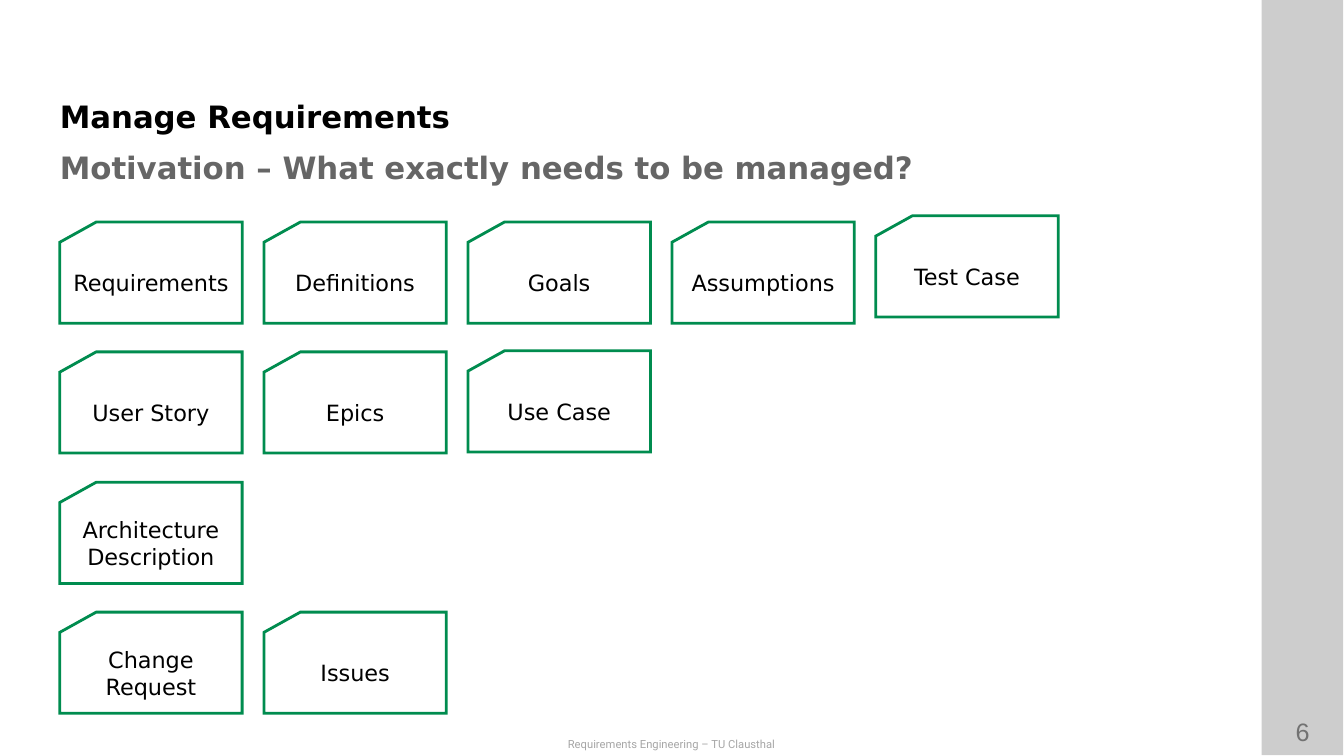
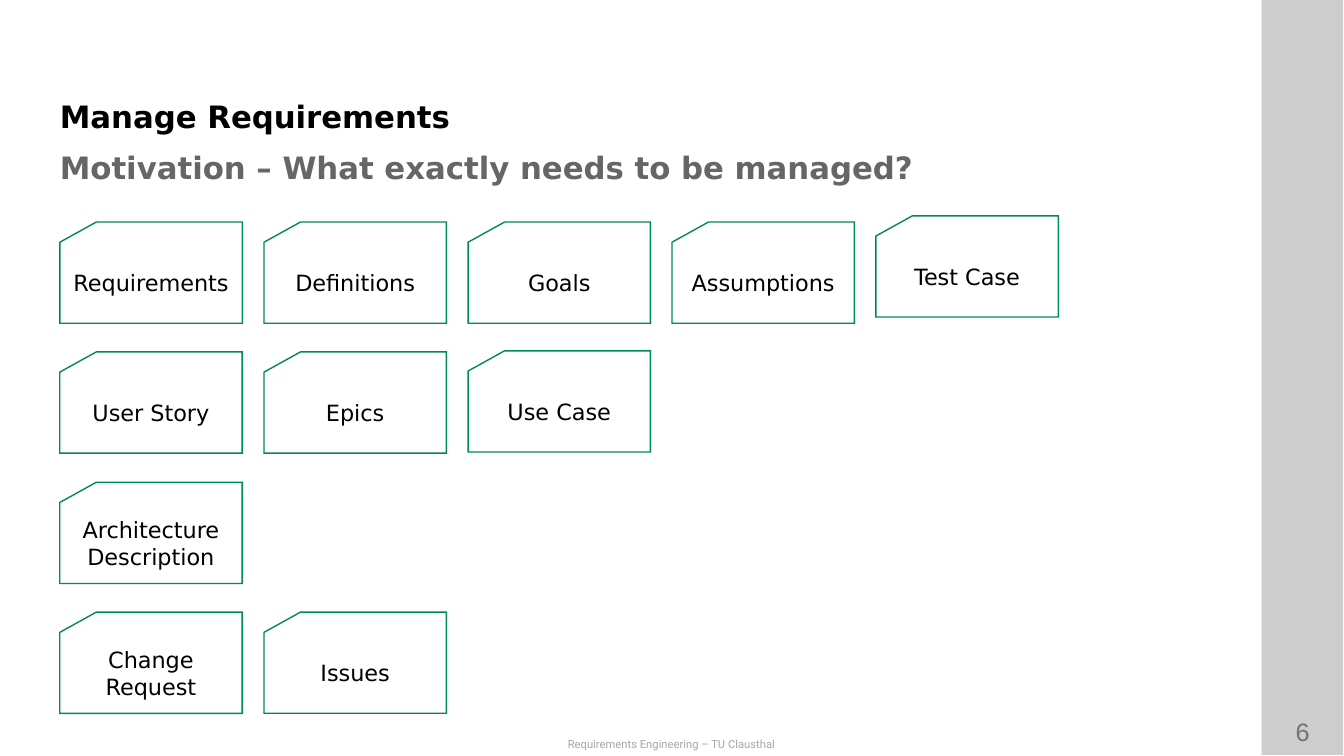
Before and after one commit to ETCE-LAB/teaching-material, a slide deck: slide 6 of Requirements-Engineering/RE-L11_Management.pptx. Drawn at 1344x756 pixels with LibreOffice and Linux fonts; fonts in the diff are those of the drawing; background and template pictures are left out. Boxes give left, top, right and bottom in pixels: in the first picture for what was removed or moved away, otherwise in the second. Text is boxed around its words. In the diff, an @@ line names an element or a change of style, - is before the commit and + after.

```diff
--- a/Requirements-Engineering/RE-L11_Management.pptx
+++ b/Requirements-Engineering/RE-L11_Management.pptx
@@ outline #008C4F 2 pt to #008C4F 1 pt in 8 elements at bbox=[59, 222, 242, 323], bbox=[264, 352, 447, 453], bbox=[264, 222, 447, 323], bbox=[468, 222, 650, 323], bbox=[876, 216, 1059, 317], bbox=[673, 222, 855, 323], bbox=[468, 351, 650, 452], bbox=[264, 612, 447, 713] @@
```
Also in this commit, not shown: 3 other slides changed, 41 other files.
